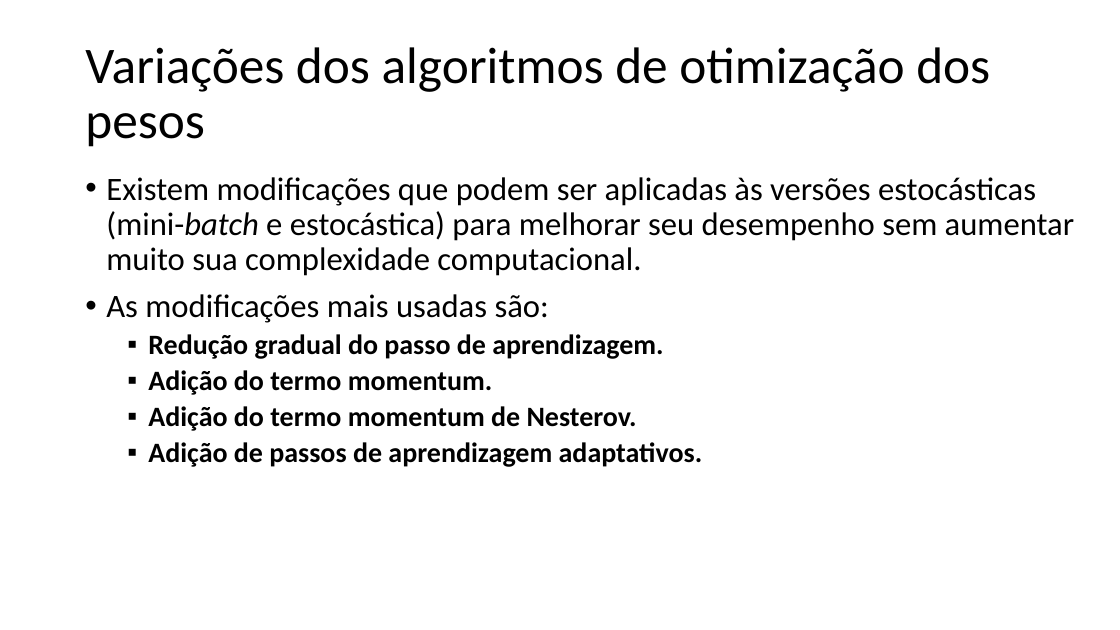
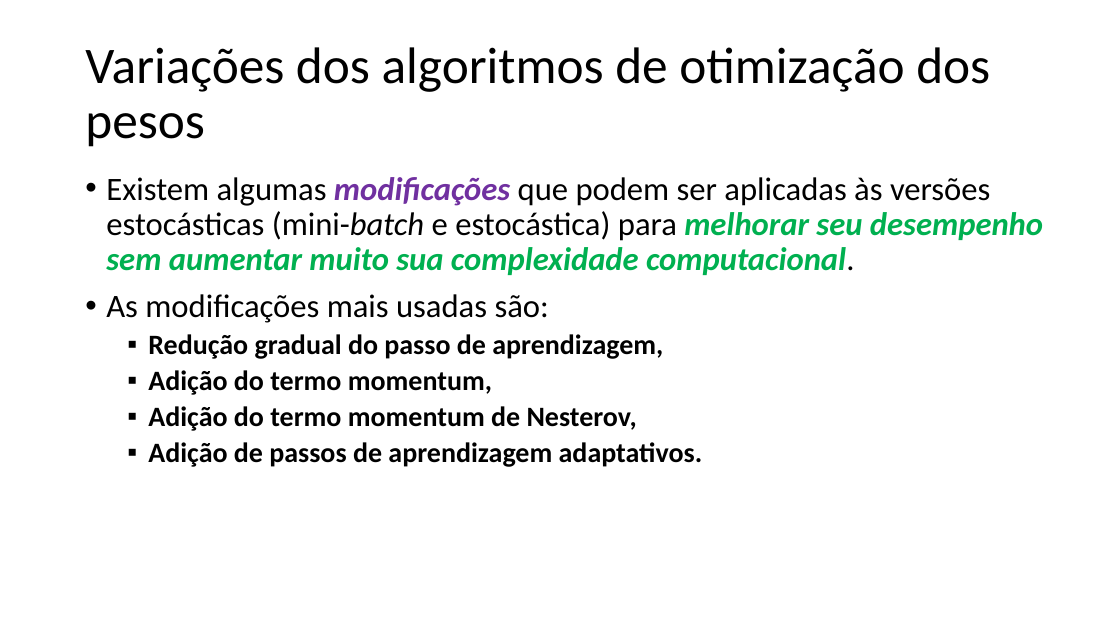
Before and after one commit to zz4fap/t320_aprendizado_de_maquina, a slide deck: slide 7 of slides/T320_Redes_Neurais_Artificiais (Parte IV).pptx. Drawn at 1120x630 pixels with LibreOffice and Linux fonts; fonts in the diff are those of the drawing. Boxes give left, top, right and bottom in pixels: in the first picture for what was removed or moved away, otherwise in the second. Text is boxed around its words. In the diff, an @@ line names an element or a change of style, - is before the commit and + after.

```diff
--- a/slides/T320_Redes_Neurais_Artificiais (Parte IV).pptx
+++ b/slides/T320_Redes_Neurais_Artificiais (Parte IV).pptx
@@ text at [106, 177, 1043, 275]: text changed; italic on @@
-• Existem modificações que podem ser aplicadas às versões estocásticas (mini-batch e estocástica) para melhorar seu desempenho sem aumentar muito sua complexidade computacional.
+• Existem algumas modificações que podem ser aplicadas às versões estocásticas (mini-batch e estocástica) para melhorar seu desempenho sem aumentar muito sua complexidade computacional.
@@ text at [148, 334, 663, 431]: text changed @@
-  ▪ Redução gradual do passo de aprendizagem.
-  ▪ Adição do termo momentum.
-  ▪ Adição do termo momentum de Nesterov.
+  ▪ Redução gradual do passo de aprendizagem,
+  ▪ Adição do termo momentum,
+  ▪ Adição do termo momentum de Nesterov,
```
Also in this commit, not shown: 4 other slides changed, 3 slides added, 4 slides removed, 1 other file.
